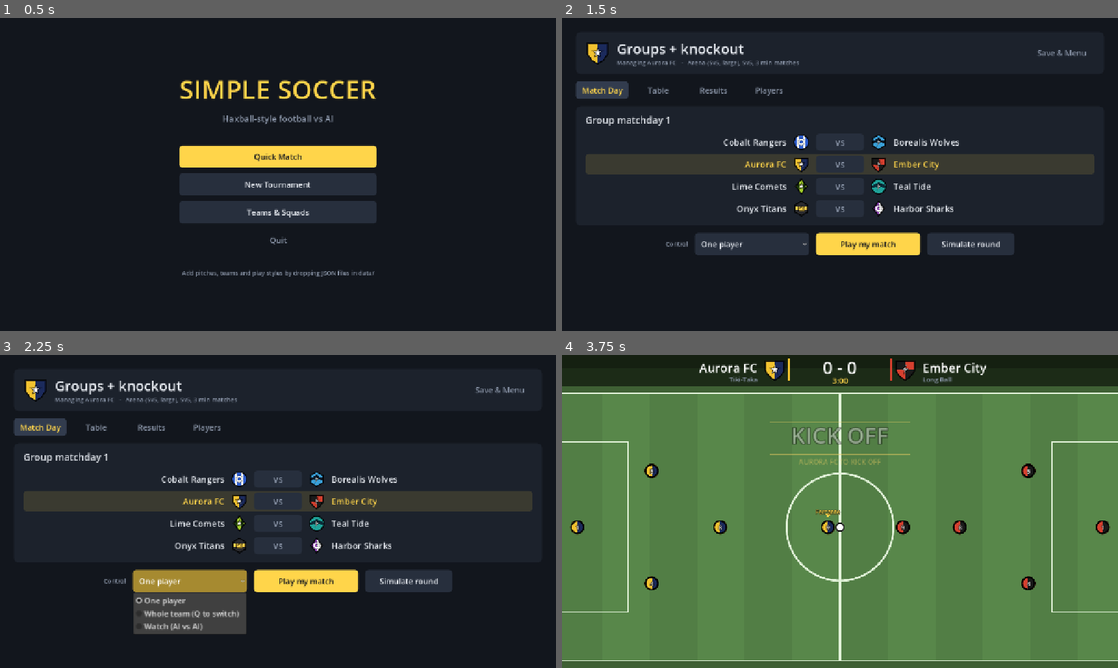
Above: before the commit, frames 1-4 (two rows, left to right).
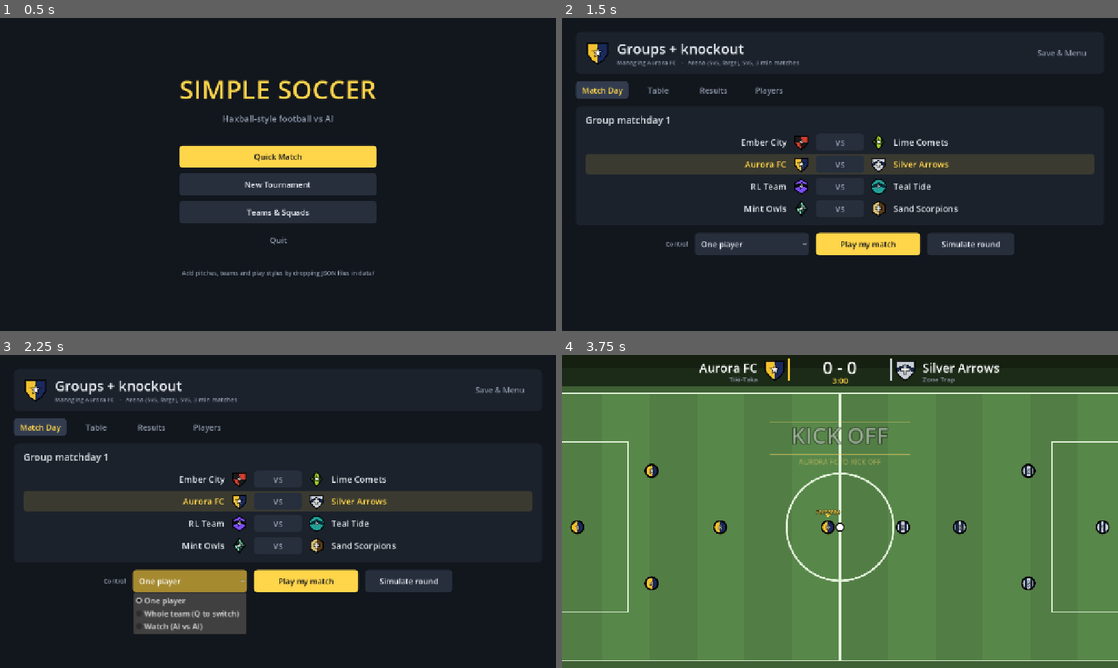
Above: after the commit, the same moments.

Repository: isBre/simple-soccer
Game: Godot game, scene res://scenes/main.tscn
Same seed, same stepped clock (60 frames per second), same inputs: the game is played once before the commit and once after it.
Inputs:
- Up to frame 1 (0.5 s): no input
- Up to frame 2 (1.5 s): click "New Tournament" at 0.5 s; click "Start Tournament" at 1.25 s
- Up to frame 3 (2.25 s): click "One player" at 2 s
- Up to frame 4 (3.75 s): click "One player" at 2.75 s; click "Play my match" at 3.5 s

Frame 1 is identical in both runs. In frame 2, 1.4% of the frame differs, in the area x 29-72%, y 37-64%; in frame 3, 1.4%; in frame 4, 0.8%.

Commit message:
Add RL Team 2: self-play / league fine-tuned weights with human-likeness rewards
- rl/selfplay.py: learner vs rule-based teams and vs frozen / past versions of itself (opponents
  driven from Python), with pass-quality, spacing and kick-discipline reward terms.
- rl_env: Python-controlled opponent team, per-agent rewards; client: async stepping.
- rl/behaviour_stats: jitter, kick presses, teammate spacing and pass accuracy of a model.
- data/teams/rl_team_2.json + data/models/rl_5v5_arena_v2.json (training snapshot at update 400,
  not yet league-evaluated). "RL Team" keeps the original validated weights.

Co-Authored-By: Claude Sonnet 5.5 <noreply@anthropic.com>

Diff:
--- /dev/null
+++ b/data/teams/rl_team_2.json
@@ -0,0 +1,114 @@
+{
+  "id": "rl_team_2",
+  "name": "RL Team 2",
+  "short": "RL2",
+  "colors": {
+    "primary": "ff7a1a",
+    "secondary": "0a2a3a"
+  },
+  "kit": "hoops",
+  "logo": {
+    "shape": "shield",
+    "pattern": "chevron",
+    "symbol": "bolt",
+    "c1": "ff7a1a",
+    "c2": "0a2a3a",
+    "c3": "ffffff"
+  },
+  "style": "balanced",
+  "formations": {},
+  "players": [
+    {
+      "id": "rl_team_2_0",
+      "name": "Oskar Weiss",
+      "number": 1,
+      "pos": "GK",
+      "attrs": {
+        "finishing": 49,
+        "passing": 58,
+        "defending": 71,
+        "positioning": 79,
+        "reaction": 82
+      }
+    },
+    {
+      "id": "rl_team_2_1",
+      "name": "Leon Keller",
+      "number": 4,
+      "pos": "DEF",
+      "attrs": {
+        "finishing": 61,
+        "passing": 63,
+        "defending": 81,
+        "positioning": 70,
+        "reaction": 73
+      }
+    },
+    {
+      "id": "rl_team_2_2",
+      "name": "Dario Janssen",
+      "number": 5,
+      "pos": "DEF",
+      "attrs": {
+        "finishing": 58,
+        "passing": 78,
+        "defending": 81,
+        "positioning": 60,
+        "reaction": 68
+      }
+    },
+    {
+      "id": "rl_team_2_3",
+      "name": "Kofi Yilmaz",
+      "number": 8,
+      "pos": "MID",
+      "attrs": {
+        "finishing": 67,
+        "passing": 83,
+        "defending": 73,
+        "positioning": 75,
+        "reaction": 70
+      }
+    },
+    {
+      "id": "rl_team_2_4",
+      "name": "Hugo Vidal",
+      "number": 10,
+      "pos": "MID",
+      "attrs": {
+        "finishing": 72,
+        "passing": 79,
+        "defending": 70,
+        "positioning": 75,
+        "reaction": 76
+      }
+    },
+    {
+      "id": "rl_team_2_5",
+      "name": "Dario Bellini",
+      "number": 9,
+      "pos": "FWD",
+      "attrs": {
+        "finishing": 83,
+        "passing": 72,
+        "defending": 64,
+        "positioning": 68,
+        "reaction": 80
+      }
+    },
+    {
+      "id": "rl_team_2_6",
+      "name": "Otto Fabbri",
+      "number": 11,
+      "pos": "FWD",
+      "attrs": {
+        "finishing": 71,
+        "passing": 68,
+        "defending": 60,
+        "positioning": 86,
+        "reaction": 70
+      }
+    }
+  ],
+  "ml_model": "res://data/models/rl_5v5_arena_v2.json"
+}
--- /dev/null
+++ b/rl/behaviour_stats.gd
@@ -0,0 +1,118 @@
+extends Node
+## Behaviour statistics, RL Team vs rule-based opponents per decision: jitter, kick presses, clumping, keeper position.
+##   godot --headless --path . res://rl/behaviour_stats.tscn
+var results: Array = []
+var model_net: MLP = null          # optional --model <res:// json>: measure this net instead of the team's shipped one
+var mutex := Mutex.new()
+
+func _run(i: int) -> void:
+	var rl: TeamDef = Database.teams["rl_team"]
+	var opp: TeamDef = Database.teams[["owls", "cobalt", "tide", "dune"][i % 4]]
+	var c := MatchConfig.new()
+	c.pitch = Database.pitches["arena"]
+	c.team_size = 5
+	c.duration = 60.0
+	c.match_seed = 900 + i
+	c.teams = [rl, opp]
+	c.resolve_kits()
+	if model_net != null:
+		c.ml_models[0] = model_net
+		c.ml_keeper = true
+	var sim := MatchSim.new(c)
+	var st := [{}, {}]
+	for t in 2:
+		st[t] = {"n": 0, "dir_change": 0, "kick_rise": 0, "kick_hold": 0, "idle": 0, "near_ball": 0.0, "spacing": 0.0, "gk_dist": 0.0, "gk_n": 0, "speed": 0.0, "turn180": 0, "near250": 0.0, "nn_dist": 0.0, "close_pairs": 0.0, "passes": 0.0, "passes_ok": 0.0}
+	var prev := {}
+	var prev_kick := {}
+	while sim.state != MatchSim.State.ENDED and sim.tick < 60 * 120:
+		sim.step()
+		if sim.tick % 2 != 0 or sim.kickoff_active or sim.state != MatchSim.State.PLAYING:
+			continue
+		for t in 2:
+			var s: Dictionary = st[t]
+			var team: Array = sim.team_lists[t]
+			var near := 0
+			for p: SimPlayer in team:
+				s["n"] += 1
+				var d := p.input_dir
+				var pd: Vector2 = prev.get(p.uid, d)
+				if d.distance_to(pd) > 0.3:
+					s["dir_change"] += 1
+				if d.length() > 0.1 and pd.length() > 0.1 and d.dot(pd) < -0.5:
+					s["turn180"] += 1
+				prev[p.uid] = d
+				if d.length() < 0.1:
+					s["idle"] += 1
+				if p.input_kick:
+					s["kick_hold"] += 1
+					if not prev_kick.get(p.uid, false):
+						s["kick_rise"] += 1
+				prev_kick[p.uid] = p.input_kick
+				s["speed"] += p.vel.length()
+				if p.pos.distance_to(sim.ball.pos) < 120.0:
+					near += 1
+				if p.pos.distance_to(sim.ball.pos) < 250.0:
+					s["near250"] += 1.0 / 5.0
+			s["near_ball"] += near
+			for a: SimPlayer in team:
+				var nn := 1.0e9
+				for b: SimPlayer in team:
+					if a != b:
+						var dd := a.pos.distance_to(b.pos)
+						nn = minf(nn, dd)
+						if dd < 110.0 and a.uid < b.uid:
+							s["close_pairs"] += 1.0 / 5.0
+				s["nn_dist"] += nn / 5.0
+			var sp := 0.0
+			var cnt := 0
+			for a in team:
+				for b in team:
+					if a != b:
+						sp += (a as SimPlayer).pos.distance_to((b as SimPlayer).pos)
+						cnt += 1
+			s["spacing"] += sp / maxf(1.0, cnt)
+			var gk: SimPlayer = team[0]
+			var own_goal := Vector2(-sim.pitch.half_w * sim.attack_dir(t), 0.0)
+			s["gk_dist"] += gk.pos.distance_to(own_goal)
+			s["gk_n"] += 1
+	var res := sim.make_result()
+	for t in 2:
+		st[t]["passes"] = res["team_stats"][t]["passes"]
+		st[t]["passes_ok"] = res["team_stats"][t]["passes_ok"]
+	mutex.lock()
+	results.append({"st": st, "score": sim.scores, "ticks": sim.tick})
+	mutex.unlock()
+
+func _ready() -> void:
+	var a := OS.get_cmdline_user_args()
+	for i in a.size():
+		if a[i] == "--model" and i + 1 < a.size():
+			model_net = MLP.from_dict(Database.read_json(a[i + 1]))
+	var n := 8
+	var tasks: Array[int] = []
+	for i in n:
+		tasks.append(WorkerThreadPool.add_task(_run.bind(i), true))
+	for t in tasks:
+		WorkerThreadPool.wait_for_task_completion(t)
+	var agg := [{}, {}]
+	for r in results:
+		for t in 2:
+			for k in r["st"][t]:
+				agg[t][k] = agg[t].get(k, 0.0) + r["st"][t][k]
+	for t in 2:
+		var a: Dictionary = agg[t]
+		var n_dec: float = a["n"]
+		var per_sec := 30.0   # decisions per second per player (60 Hz / 2)
+		print("%s: dir changes/s %.2f | 180-turns/s %.3f | kick presses/s %.2f | kick held %.0f%% | idle %.0f%% | speed %.2f px/tick | teammates spacing %.0f px | players within 120px of ball (team) %.2f | keeper dist from own goal %.0f px" % [
+			["RL Team", "rule-based"][t], a["dir_change"] / n_dec * per_sec, a["turn180"] / n_dec * per_sec, a["kick_rise"] / n_dec * per_sec,
+			100.0 * a["kick_hold"] / n_dec, 100.0 * a["idle"] / n_dec, a["speed"] / n_dec, a["spacing"] / (n_dec / 5.0), a["near_ball"] / (n_dec / 5.0), a["gk_dist"] / a["gk_n"]])
+	for t in 2:
+		var a: Dictionary = agg[t]
+		var n_dec: float = a["n"] / 5.0     # team-decisions
+		print("%s: players within 250px of ball %.2f | nearest-teammate dist %.0f px | pairs closer than 110px %.2f | passes/match %.1f (%.0f%% ok)" % [
+			["RL Team", "rule-based"][t], a["near250"] / (a["n"] / 5.0) * 5.0 / 5.0 * 5.0 / 5.0, a["nn_dist"] / n_dec, a["close_pairs"] / n_dec, a["passes"] / results.size(), 100.0 * a["passes_ok"] / maxf(1.0, a["passes"])])
+	var sc := ""
+	for r in results:
+		sc += str(r["score"]) + " "
+	print("scores (RL first): ", sc)
+	get_tree().quit()
--- /dev/null
+++ b/rl/behaviour_stats.tscn
@@ -0,0 +1,6 @@
+[gd_scene load_steps=2 format=3]
+
+[ext_resource type="Script" path="res://rl/behaviour_stats.gd" id="1"]
+
+[node name="B" type="Node"]
+script = ExtResource("1")
--- a/rl/rl_env.gd
+++ b/rl/rl_env.gd
@@ -41,12 +41,22 @@
 var duration := 90.0
 var selfplay := 0.0
 var shaping := 1.0
+var w_pass_prog := 0.0            # reward per completed progressive pass (team)
+var w_pass_ok := 0.0              # reward per other completed pass
+var w_pass_fail := 0.0            # penalty per failed pass
+var w_space := 0.0                # penalty per player and teammate closer than space_radius (not while fighting for the ball)
+var space_radius := 140.0
+var w_kick := 0.0                 # penalty for pressing kick while the ball is out of reach
+var kick_reach := 40.0
+var prev_pass := [0, 0, 0]        # team 0 totals: progressive, ok, failed
+var opp_external := false         # team 1 is controlled from Python too (self-play): its players are extra agents
 var opp_net: MLP = null
 var own_keeper := true            # only used when the keeper is not controlled: keep the rule-based one?
 var external_actions := false     # true -> step() leaves the players' inputs alone (set by MLBot etc.)
 
 var sim: MatchSim
 var agents: Array[SimPlayer] = []
+var opp_agents: Array[SimPlayer] = []
 var rng := RandomNumberGenerator.new()
 var steps := 0
 var ep_return := 0.0
@@ -72,6 +82,13 @@
     duration = float(c.get("duration", duration))
     selfplay = float(c.get("selfplay", selfplay))
     shaping = float(c.get("shaping", shaping))
+    opp_external = bool(c.get("opp_external", opp_external))
+    w_pass_prog = float(c.get("w_pass_prog", w_pass_prog))
+    w_pass_ok = float(c.get("w_pass_ok", w_pass_ok))
+    w_pass_fail = float(c.get("w_pass_fail", w_pass_fail))
+    w_space = float(c.get("w_space", w_space))
+    space_radius = float(c.get("space_radius", space_radius))
+    w_kick = float(c.get("w_kick", w_kick))
     own_keeper = bool(c.get("own_keeper", opp != "none"))
     if c.has("seed"):
         rng.seed = int(c["seed"])
@@ -81,8 +98,9 @@
     return OBS_DIM
 
 
+## Learner agents first, then (self-play) the opponent team's players.
 func n_agents() -> int:
-    return n_active
+    return n_active + (size if opp_external else 0)
 
 
 func reset() -> void:
@@ -123,6 +141,17 @@
             pass                                   # stays a rule-based keeper
         else:
             ghosts.append(p)
+    opp_agents.clear()
+    if opp_external:
+        var ordered1: Array[SimPlayer] = []
+        for p: SimPlayer in sim.team_lists[1]:
+            if p.role == "GK":
+                ordered1.push_front(p)
+            else:
+                ordered1.append(p)
+        for p in ordered1:
+            opp_agents.append(p)
+            p.controller = null
     if opp == "none":
         for p: SimPlayer in sim.team_lists[1]:
             ghosts.append(p)
@@ -141,6 +170,7 @@
     prev_pot = _potential()
     prev_scores = [0, 0]
     prev_playing = true
+    prev_pass = _pass_totals()
 
 
 ## Removes a player from the physics and the rule logic but keeps it in team_lists (observations).
@@ -214,19 +244,57 @@
     return shaping * (-4.0 * d_goal / hw - 4.0 * minf(near, hw) / hw)
 
 
+func _pass_totals() -> Array:
+    var prog := 0
+    var ok := 0
+    var fail := 0
+    for p: SimPlayer in sim.team_lists[0]:
+        prog += p.ps.progressive_passes
+        ok += p.ps.passes_ok
+        fail += p.ps.passes_failed
+    return [prog, ok, fail]
+
+
+## Individual reward terms (kick discipline, spacing), one per learner agent.
+func _individual() -> PackedFloat32Array:
+    var out := PackedFloat32Array()
+    out.resize(agents.size() + opp_agents.size())
+    if w_kick == 0.0 and w_space == 0.0:
+        return out
+    var bp := sim.ball.pos
+    for i in agents.size():
+        var a := agents[i]
+        var da := a.pos.distance_to(bp)
+        var r := 0.0
+        if w_kick > 0.0 and a.input_kick and da > kick_reach:
+            r -= w_kick
+        if w_space > 0.0 and da > 70.0:
+            for j in agents.size():
+                if j != i:
+                    var b := agents[j]
+                    var d := a.pos.distance_to(b.pos)
+                    if d < space_radius and b.pos.distance_to(bp) > 70.0:
+                        r -= w_space * (1.0 - d / space_radius)
+        out[i] = r
+    return out
+
+
 func observe() -> PackedFloat32Array:
     var out := PackedFloat32Array()
     for a in agents:
         out.append_array(MLBot.features(sim, a, true))
+    for a in opp_agents:
+        out.append_array(MLBot.features(sim, a, true))
     return out
 
 
 ## actions: move idx (0..8) and kick (0/1) per agent, flat [m0, k0, m1, k1, ...].
 ## Returns [reward, done, outcome]. Does NOT auto-reset.
 func step(actions: PackedByteArray) -> Array:
-    for i in (0 if external_actions else agents.size()):
-        sim.set_action(agents[i], clampi(actions[i * 2], 0, 8), actions[i * 2 + 1] != 0)
-        agents[i].kick_intent = ""
+    var all_agents: Array[SimPlayer] = agents + opp_agents
+    for i in (0 if external_actions else all_agents.size()):
+        sim.set_action(all_agents[i], clampi(actions[i * 2], 0, 8), actions[i * 2 + 1] != 0)
+        all_agents[i].kick_intent = ""
     for _k in REPEAT:
         sim.step()
         if not match_mode and sim.state != MatchSim.State.PLAYING:
@@ -262,5 +330,13 @@
         elif steps >= max_steps:
             done = true
             outcome = OUT_TIMEOUT
+    if match_mode and (w_pass_prog != 0.0 or w_pass_ok != 0.0 or w_pass_fail != 0.0):
+        var pt := _pass_totals()
+        var d_prog: int = pt[0] - prev_pass[0]
+        var d_ok: int = pt[1] - prev_pass[1]
+        var d_fail: int = pt[2] - prev_pass[2]
+        # progressive passes are a subset of the completed ones: pay the bonus rate for those, the base rate for the rest
+        r += w_pass_prog * float(d_prog) + w_pass_ok * float(maxi(d_ok - d_prog, 0)) - w_pass_fail * float(d_fail)
+        prev_pass = pt
     ep_return += r
-    return [r, done, outcome]
+    return [r, done, outcome, _individual()]
--- a/rl/rl_server.gd
+++ b/rl/rl_server.gd
@@ -4,7 +4,7 @@
 ##
 ## Frame (client -> server): u8 cmd, u32 len, payload.   Reply: u32 len, payload.
 ##   'C' configure : payload = JSON {envs, seed, ...env config}  -> JSON {envs, agents, obs_dim}
-##   'S' step      : payload = int8[E*A*2] (move, kick)           -> f32 obs[E*A*D] | f32 reward[E]
+##   'S' step      : payload = int8[E*A*2] (move, kick)           -> f32 obs[E*A*D] | f32 reward[E*A] (shared team reward + individual terms)
 ##                                                                  | u8 done[E] | u8 outcome[E] | f32 ep_return[E] | u8 gf[E] | u8 ga[E]
 ##                   (a finished env is reset immediately; its obs is the first obs of the next episode)
 ##   'W' set opponent net : payload = JSON MLP dict (or {} to clear)  -> JSON {ok}
@@ -110,7 +110,9 @@
     for i in n_envs:
         var e := envs[i]
         var res := e.step(payload.slice(i * per, (i + 1) * per))
-        rew.append(res[0])
+        var indiv: PackedFloat32Array = res[3]
+        for k in indiv.size():
+            rew.append(float(res[0]) + indiv[k])
         done.append(1 if res[1] else 0)
         outc.append(int(res[2]))
         epr.append(e.ep_return)
Not shown, added: data/models/rl_5v5_arena_v2.json
Not shown, added: rl/behaviour_stats.gd.uid
